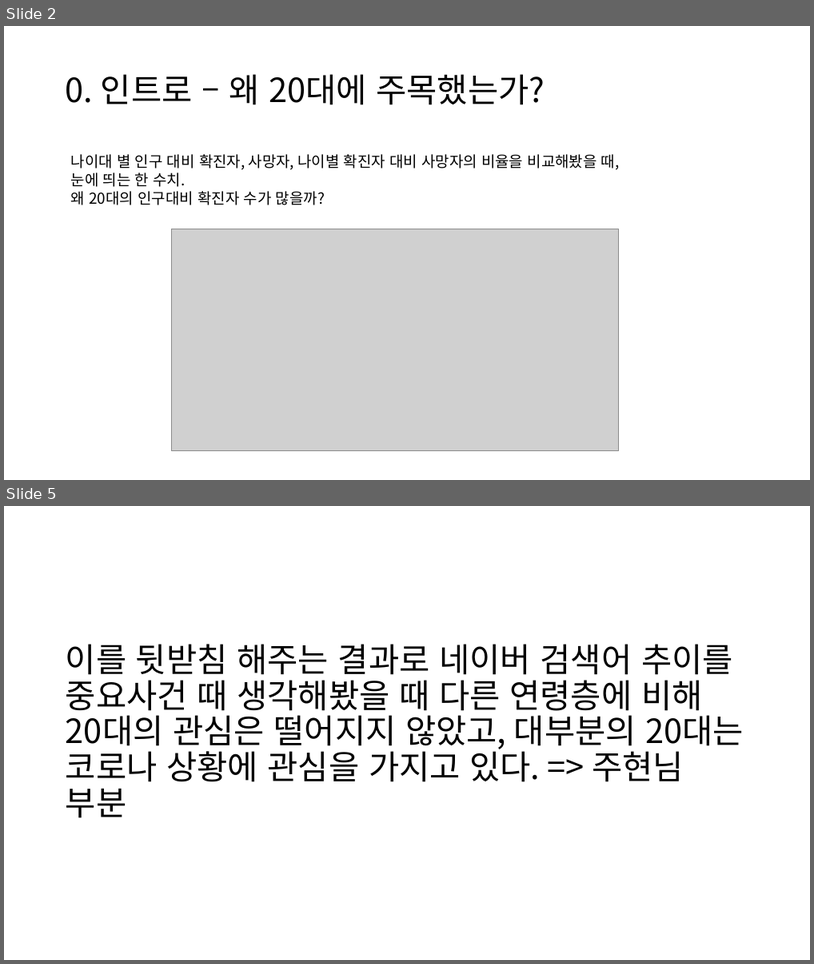
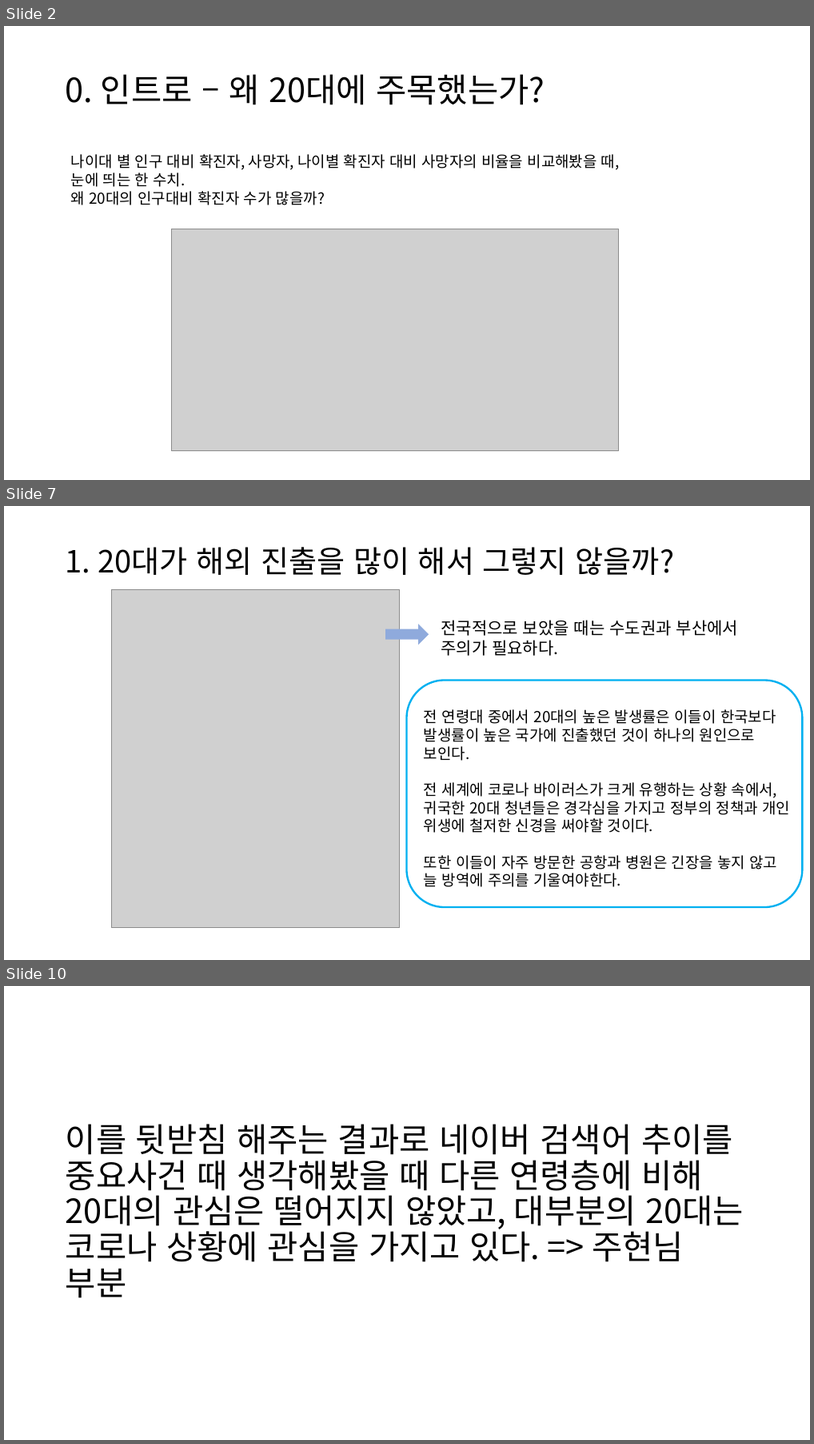
Before and after one commit to JooEHyeon/CORONA19_data_analysis, a slide deck: 최종합본.pptx. Shown one above the other, each under a label of ours: slides 2 and 5 before the commit, slides 2, 7 and 10 after it; the slides between them are not shown. The pictures are 814x964 and 814x1444 pixels, drawn with LibreOffice and Linux fonts; fonts in the diff are those of the drawing; grey boxes stand for pictures. Boxes give left, top, right and bottom in pixels: in the first picture for what was removed or moved away, otherwise in the second. Text is boxed around its words. In the diff, an @@ line names an element or a change of style, - is before the commit and + after.

```diff
--- a/최종합본.pptx
+++ b/최종합본.pptx
@@ slide 7 added at [4,506,810,960], background #FFFFFF @@
@@ text added at [66,547,675,575], 36.3 pt, text #000000 @@
+1. 20대가 해외 진출을 많이 해서 그렇지 않을까?
@@ picture added at [111,589,399,927] @@
@@ down arrow added at [386,624,430,644], fill #8FAADC @@
@@ text added at [441,620,738,656], 20 pt, text #000000 @@
+전국적으로 보았을 때는 수도권과 부산에서 주의가 필요하다.
@@ rounded rectangle added at [407,680,803,907], outline #00B0F0 2.25 pt @@
@@ text added at [424,709,790,887], 18 pt, text #000000 @@
+전 연령대 중에서 20대의 높은 발생률은 이들이 한국보다 발생률이 높은 국가에 진출했던 것이 하나의 원인으로 보인다.
+전 세계에 코로나 바이러스가 크게 유행하는 상황 속에서, 귀국한 20대 청년들은 경각심을 가지고 정부의 정책과 개인 위생에 철저한 신경을 써야할 것이다.
+또한 이들이 자주 방문한 공항과 병원은 긴장을 놓지 않고 늘 방역에 주의를 기울여야한다.
@@ what was slide 5 is now slide 10 @@
```
Also in this commit, not shown: 9 slides changed, 4 other slides added.
